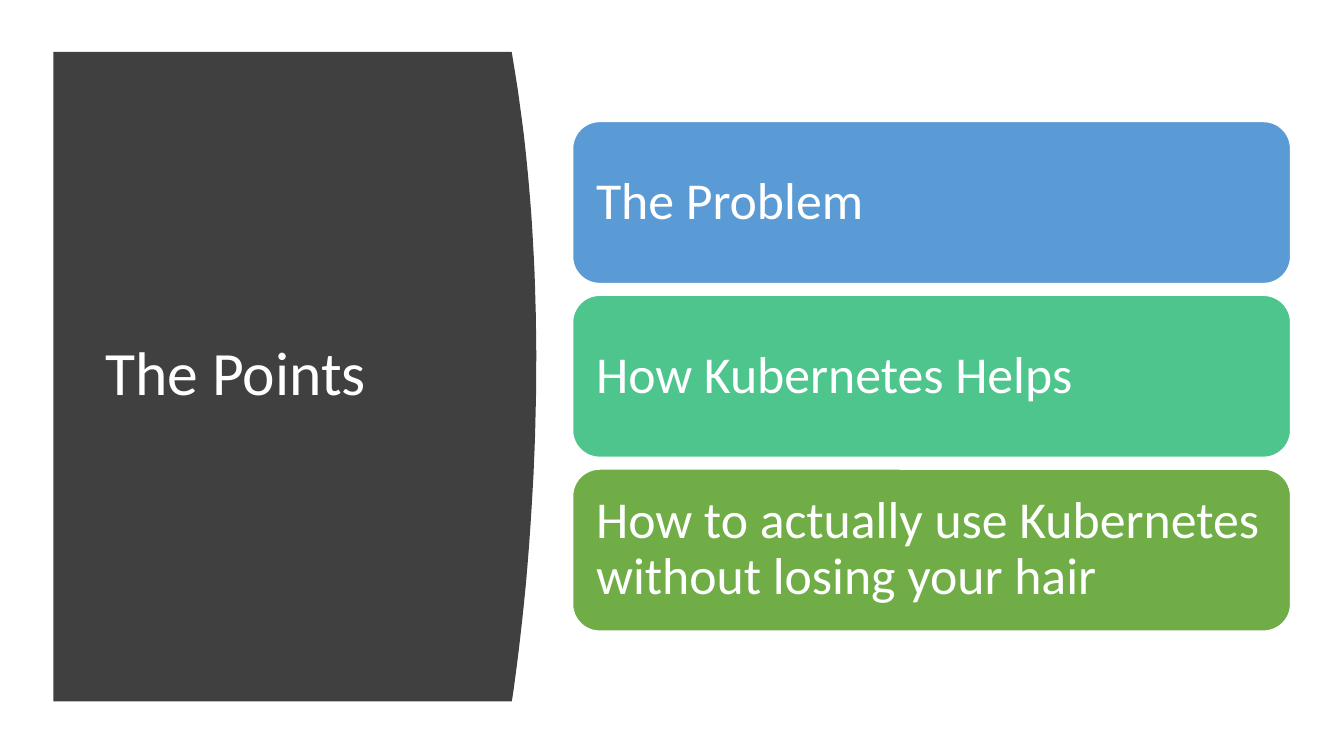
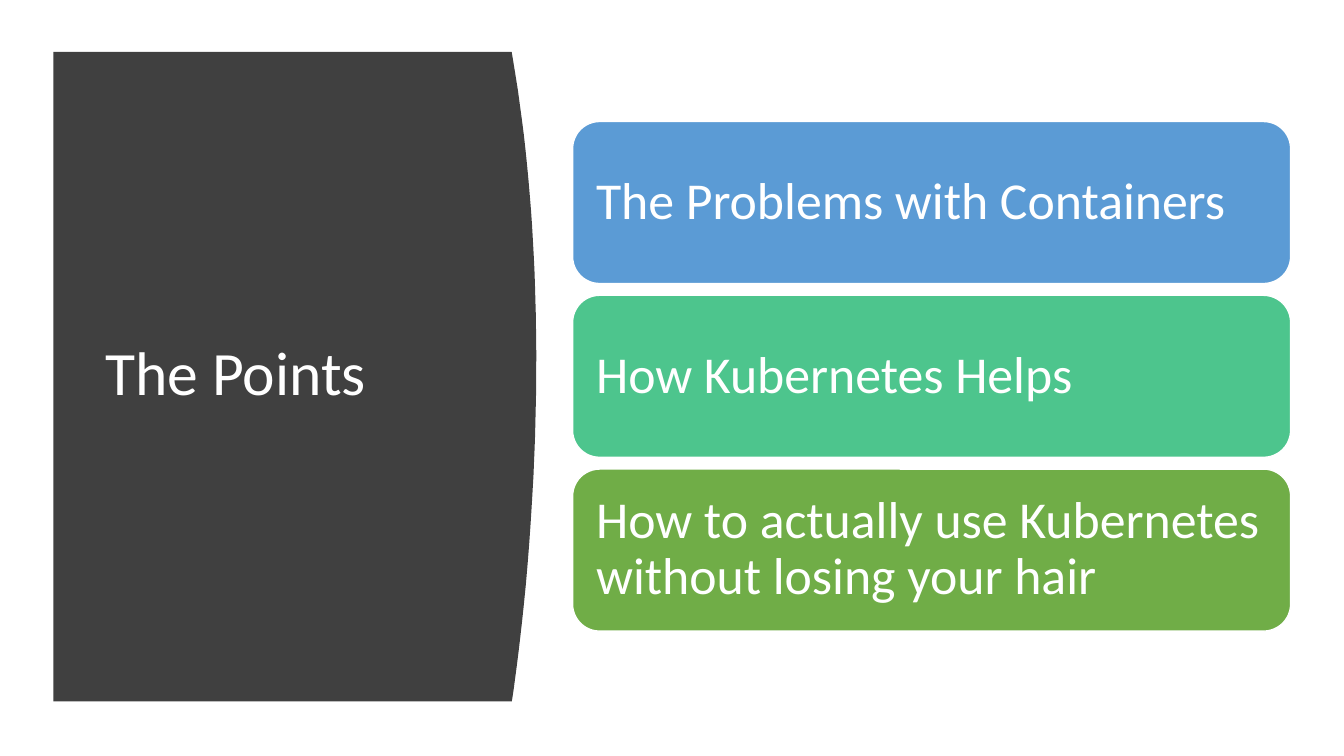
Before and after one commit to chlsmith/docker-and-k8s, a slide deck: slide 3 of fun-with-k8s.pptx. Drawn at 1344x756 pixels with LibreOffice and Linux fonts; fonts in the diff are those of the drawing. Boxes give left, top, right and bottom in pixels: in the first picture for what was removed or moved away, otherwise in the second. Text is boxed around its words. In the diff, an @@ line names an element or a change of style, - is before the commit and + after.

```diff
--- a/fun-with-k8s.pptx
+++ b/fun-with-k8s.pptx
@@ text at [596,183,1225,220]: text changed @@
-The Problem
+The Problems with Containers
```
Also in this commit, not shown: 4 other slides changed.
